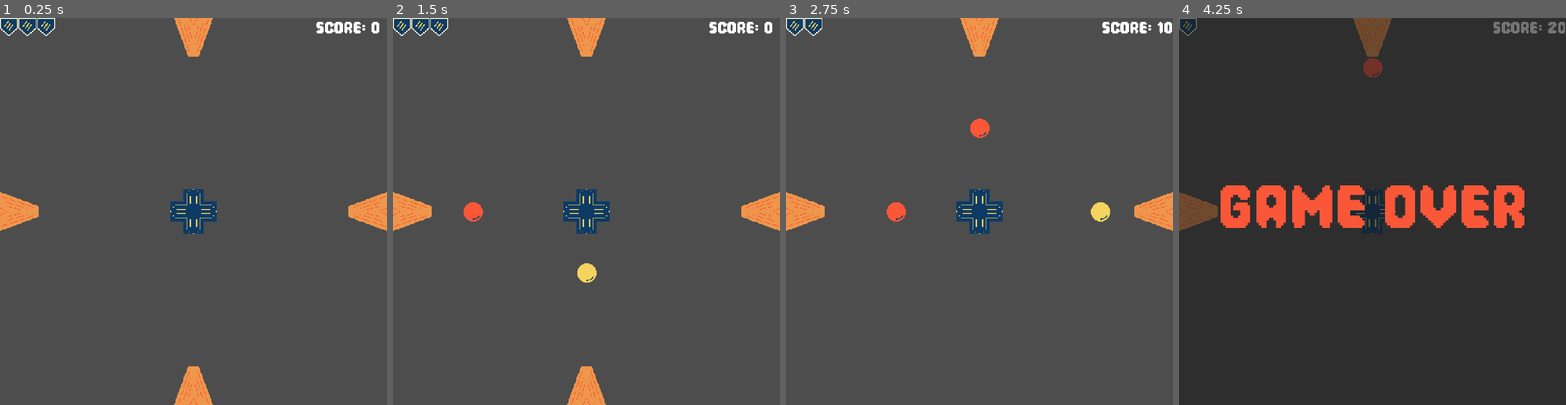
Above: before the commit, frames 1-4 (left to right).
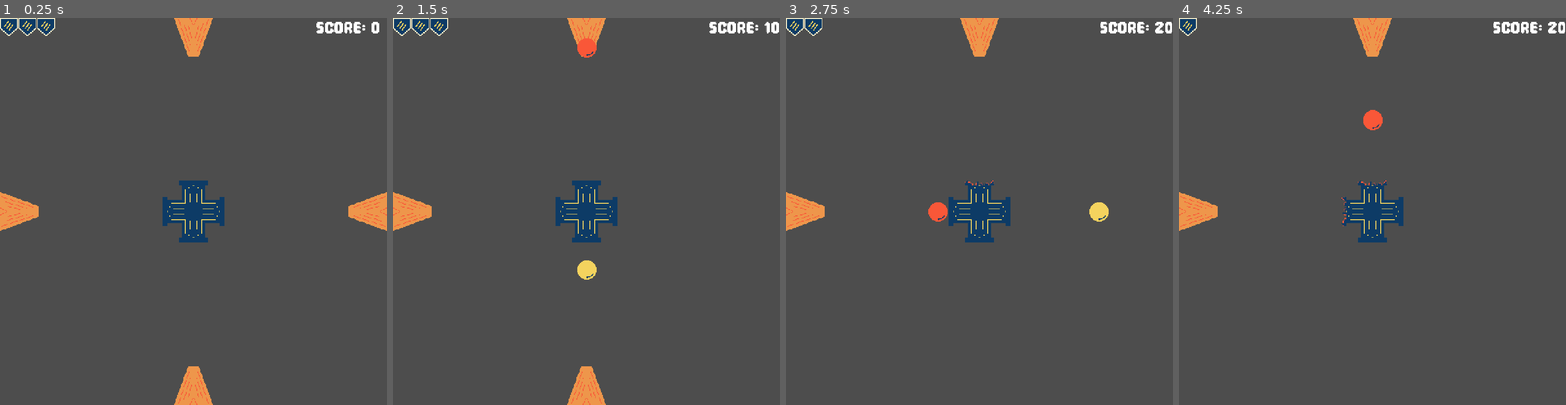
Above: after the commit, the same moments.

Repository: skain/incremental-outpost
Game: Godot game, scene res://scenes/main.tscn
The game is run twice, just before and just after one commit, with the same random seed, the same clock (stepped at 60 frames per second) and the same inputs.
Inputs:
- Up to frame 1 (0.25 s): no input
- Up to frame 2 (1.5 s): tap Enter at 0.5 s; hold Right (fire_right) 0.53-1.28 s; hold Down (fire_down) from 1.28 s (still down)
- Up to frame 3 (2.75 s): release Down (fire_down) at 2.03 s; hold Right (fire_right) from 2.03 s (still down)
- Up to frame 4 (4.25 s): release Right (fire_right) at 2.78 s; hold Up (fire_up) 2.78-3.53 s; hold Left (fire_left) from 3.53 s (still down)

The runs differ from the first frame. In frame 1, 0.8% of the frame differs, in the area x 42-58%, y 42-58%; in frame 2, 2.0%; in frame 3, 2.4%; in frame 4, 100%, in the area x 0-100%, y 0-100%.

Commit message:
Cannons implemented and a little tuning

Diff:
--- /dev/null
+++ b/scenes/cannon.tscn
@@ -0,0 +1,21 @@
+[gd_scene load_steps=4 format=3 uid="uid://xute0hqlqdqy"]
+
+[ext_resource type="Script" uid="uid://wfclnfyk0tgx" path="res://scripts/cannon.gd" id="1_pxhkx"]
+[ext_resource type="Texture2D" uid="uid://bcucr2yj5l30l" path="res://assets/Cannon.png" id="1_xuqfy"]
+
+[sub_resource type="RectangleShape2D" id="RectangleShape2D_pxhkx"]
+size = Vector2(28, 2)
+
+[node name="Cannon" type="Area2D"]
+collision_mask = 16
+script = ExtResource("1_pxhkx")
+
+[node name="Sprite2D" type="Sprite2D" parent="."]
+texture = ExtResource("1_xuqfy")
+hframes = 2
+
+[node name="CollisionShape2D" type="CollisionShape2D" parent="."]
+position = Vector2(0, -1)
+shape = SubResource("RectangleShape2D_pxhkx")
+
+[connection signal="area_entered" from="." to="." method="_on_area_entered"]
--- a/scenes/main.tscn
+++ b/scenes/main.tscn
@@ -14,6 +14,7 @@
 
 [node name="Player" parent="." instance=ExtResource("2_jyhfs")]
 position = Vector2(640, 640)
+scale = Vector2(3.5, 3.5)
 
 [node name="Enemies" type="Node2D" parent="."]
 
--- a/scenes/player.tscn
+++ b/scenes/player.tscn
@@ -1,8 +1,9 @@
-[gd_scene load_steps=6 format=3 uid="uid://dxvtbudu80b4f"]
+[gd_scene load_steps=7 format=3 uid="uid://dxvtbudu80b4f"]
 
 [ext_resource type="Texture2D" uid="uid://10uckrpdny7t" path="res://assets/player.png" id="1_3vyb7"]
 [ext_resource type="Script" uid="uid://cywb2avasjihk" path="res://scripts/player.gd" id="1_g2els"]
 [ext_resource type="PackedScene" uid="uid://dulyh4ydd2vqf" path="res://scenes/shield.tscn" id="3_qhqgy"]
+[ext_resource type="PackedScene" uid="uid://xute0hqlqdqy" path="res://scenes/cannon.tscn" id="4_dqkch"]
 
 [sub_resource type="GDScript" id="GDScript_qhqgy"]
 script/source = "extends Sprite2D
@@ -19,7 +20,7 @@
 "
 
 [sub_resource type="RectangleShape2D" id="RectangleShape2D_qhqgy"]
-size = Vector2(52.666668, 50.666668)
+size = Vector2(50, 50.666668)
 
 [node name="Player" type="Area2D"]
 scale = Vector2(3, 3)
@@ -52,4 +53,24 @@
 position = Vector2(-40, 0)
 rotation = 4.712389
 
+[node name="Node2D" type="Node2D" parent="."]
+
+[node name="TopCannon" parent="Node2D" instance=ExtResource("4_dqkch")]
+position = Vector2(0, -27)
+
+[node name="RightCannon" parent="Node2D" instance=ExtResource("4_dqkch")]
+position = Vector2(27, 0)
+rotation = 1.5707964
+fire_direction = Vector2(1, 0)
+
+[node name="BottomCannon" parent="Node2D" instance=ExtResource("4_dqkch")]
+position = Vector2(0, 27)
+rotation = 3.1415927
+fire_direction = Vector2(0, 1)
+
+[node name="LeftCannon" parent="Node2D" instance=ExtResource("4_dqkch")]
+position = Vector2(-27, 0)
+rotation = 4.712389
+fire_direction = Vector2(-1, 0)
+
 [connection signal="area_entered" from="." to="." method="_on_area_entered"]
--- a/scenes/player_projectile.tscn
+++ b/scenes/player_projectile.tscn
@@ -7,6 +7,7 @@
 size = Vector2(64, 64)
 
 [node name="PlayerProjectile" type="Area2D"]
+show_behind_parent = true
 collision_layer = 8
 script = ExtResource("1_oxij3")
 
--- /dev/null
+++ b/scripts/cannon.gd
@@ -0,0 +1,44 @@
+extends Area2D
+class_name Cannon
+
+const PROJECTILE_SCENE = preload("res://scenes/player_projectile.tscn")
+
+@onready var sprite_2d: Sprite2D = $Sprite2D
+
+@export var fire_rate: float = 0.2
+@export var fire_direction: Vector2 = Vector2.UP
+
+var can_fire := true
+
+# Called when the node enters the scene tree for the first time.
+func _ready() -> void:
+	pass # Replace with function body.
+
+
+# Called every frame. 'delta' is the elapsed time since the previous frame.
+func _process(delta: float) -> void:
+	pass
+
+func _handle_hit() -> void:
+	sprite_2d.frame = 1
+	can_fire = false
+
+func fire_projectile(projectile_owner: Node) -> void:
+	if not can_fire:
+		return
+
+	var projectile: PlayerProjectile = PROJECTILE_SCENE.instantiate()
+	projectile_owner.add_child(projectile)
+	var start_position := global_position + (fire_direction * 25)
+	#print(start_position)
+	projectile.global_position =  start_position
+	projectile.setup(fire_direction)
+	#print("fired")
+
+	can_fire = false  # Prevent further firing
+	await get_tree().create_timer(fire_rate).timeout  # Wait for fire_rate seconds
+	can_fire = true  # Allow firing again after the delay
+
+
+func _on_area_entered(area: Area2D) -> void:
+	_handle_hit()
--- a/scripts/enemy.gd
+++ b/scripts/enemy.gd
@@ -21,9 +21,10 @@
 	#print(GameMath.get_scaled_value(base_shoot_chance, enemy_level, 1.25))
 
 func _start_shoot_timer() -> void:
-	var cur_delay: float = GameMath.get_scaled_value(base_shoot_delay, enemy_level, 1.5)
+	var cur_delay: float = GameMath.get_scaled_value(base_shoot_delay, enemy_level, -1.1)
 	#print(name + " starting shoot timer: " + str(cur_delay))
-	shoot_timer.start(cur_delay)
+	var rand_delay: float = cur_delay + randf_range(.2, 1.2)
+	shoot_timer.start(rand_delay)
 
 func _enable() -> void:
 	#print('enabled')
--- a/scripts/enemy_projectile.gd
+++ b/scripts/enemy_projectile.gd
@@ -14,7 +14,5 @@
 	velocity = direction * speed
 
 func _on_area_entered(area: Area2D) -> void:
-	if area is PlayerProjectile:
-		#print("projectile collision")
-		area.queue_free()
-		queue_free()
+	area.queue_free()
+	queue_free()
--- a/scripts/main.gd
+++ b/scripts/main.gd
@@ -1,5 +1,4 @@
 extends Node2D
-class_name Main
 
 @onready var score_value: Label = %ScoreValue
 @onready var player: Player = $Player
--- a/scripts/player.gd
+++ b/scripts/player.gd
@@ -3,18 +3,21 @@
 
 signal player_hit
 
-const PROJECTILE_SCENE = preload("res://scenes/player_projectile.tscn")
-
-@export var fire_rate: float = 0.2
+#const PROJECTILE_SCENE = preload("res://scenes/player_projectile.tscn")
+#
+#@export var fire_rate: float = 0.2
 
 @onready var top_shield: Area2D = $Shields/TopShield
 @onready var right_shield: Area2D = $Shields/RightShield
 @onready var bottom_shield: Area2D = $Shields/BottomShield
 @onready var left_shield: Area2D = $Shields/LeftShield
+@onready var top_cannon: Cannon = $Node2D/TopCannon
+@onready var right_cannon: Cannon = $Node2D/RightCannon
+@onready var bottom_cannon: Cannon = $Node2D/BottomCannon
+@onready var left_cannon: Cannon = $Node2D/LeftCannon
 
 var health: int = 3
 var shield_determiner := ShieldDeterminer.new()
-var can_fire: bool = true
 
 func _ready() -> void:
 	shield_determiner.shield_changed.connect(_update_shields)
@@ -43,32 +46,35 @@
 			left_shield.shield_on()
 
 func _handle_firing() -> void:
-	if can_fire:
-		if Input.is_action_just_pressed("fire_up"):
-			_fire_projectile(Vector2.UP, Vector2(0,-128))
-		elif Input.is_action_just_pressed("fire_down"):
-			_fire_projectile(Vector2.DOWN, Vector2(0,128))
-		elif Input.is_action_just_pressed("fire_left"):
-			_fire_projectile(Vector2.LEFT, Vector2(-128,0))
-		elif Input.is_action_just_pressed("fire_right"):
-			_fire_projectile(Vector2.RIGHT, Vector2(128,0))
+	var parent := get_parent()
+	if Input.is_action_just_pressed("fire_up"):
+		top_cannon.fire_projectile(parent)
+	elif Input.is_action_just_pressed("fire_down"):
+		bottom_cannon.fire_projectile(parent)
+	elif Input.is_action_just_pressed("fire_left"):
+		left_cannon.fire_projectile(parent)
+	elif Input.is_action_just_pressed("fire_right"):
+		right_cannon.fire_projectile(parent)
 
-func _fire_projectile(direction: Vector2, offset: Vector2) -> void:
-	#print("player position: ", position)
-	var projectile: PlayerProjectile = PROJECTILE_SCENE.instantiate()
-	get_parent().add_child(projectile)
-	var start_position := global_position + offset
-	#print(start_position)
-	projectile.global_position =  start_position
-	projectile.setup(direction)
-	#print("fired")
-
-	can_fire = false  # Prevent further firing
-	await get_tree().create_timer(fire_rate).timeout  # Wait for fire_rate seconds
-	can_fire = true  # Allow firing again after the delay
+#func _fire_projectile(direction: Vector2, offset: Vector2) -> void:
+	##print("player position: ", position)
+	#var projectile: PlayerProjectile = PROJECTILE_SCENE.instantiate()
+	#get_parent().add_child(projectile)
+	#var start_position := global_position + offset
+	##print(start_position)
+	#projectile.global_position =  start_position
+	#projectile.setup(direction)
+	##print("fired")
+#
+	#can_fire = false  # Prevent further firing
+	#await get_tree().create_timer(fire_rate).timeout  # Wait for fire_rate seconds
+	#can_fire = true  # Allow firing again after the delay
 
 func die() -> void:
-	can_fire = false
+	top_cannon.can_fire = false
+	bottom_cannon.can_fire = false
+	left_cannon.can_fire = false
+	right_cannon.can_fire = false
 
 
 func _on_area_entered(area: Area2D) -> void:
Binary file added: assets/Cannon.png
Not shown, added: assets/Cannon.png.import
Binary file changed: assets/player.png
Not shown, added: scripts/cannon.gd.uid
Not shown, added: pixelorama/Cannon.pxo
Not shown, changed: pixelorama/player.pxo
